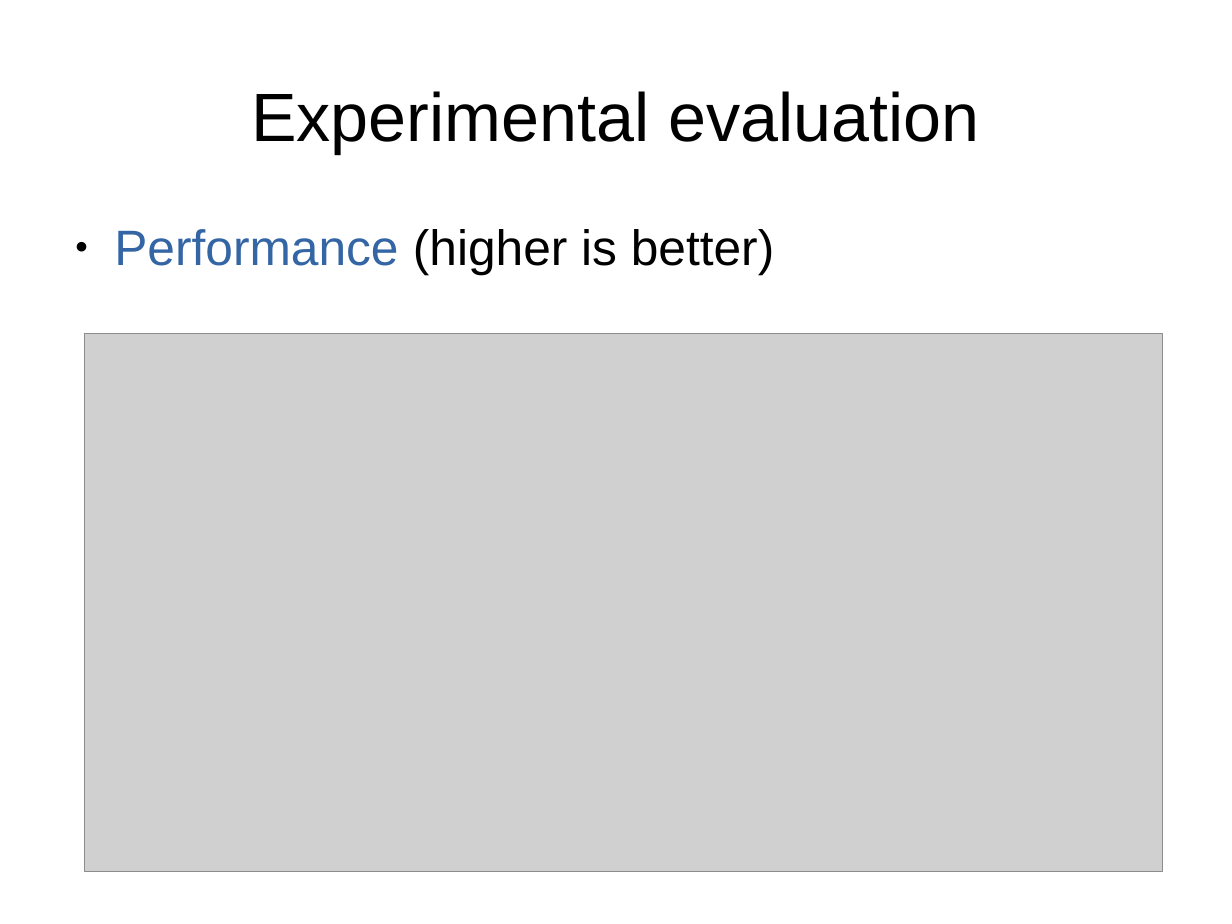
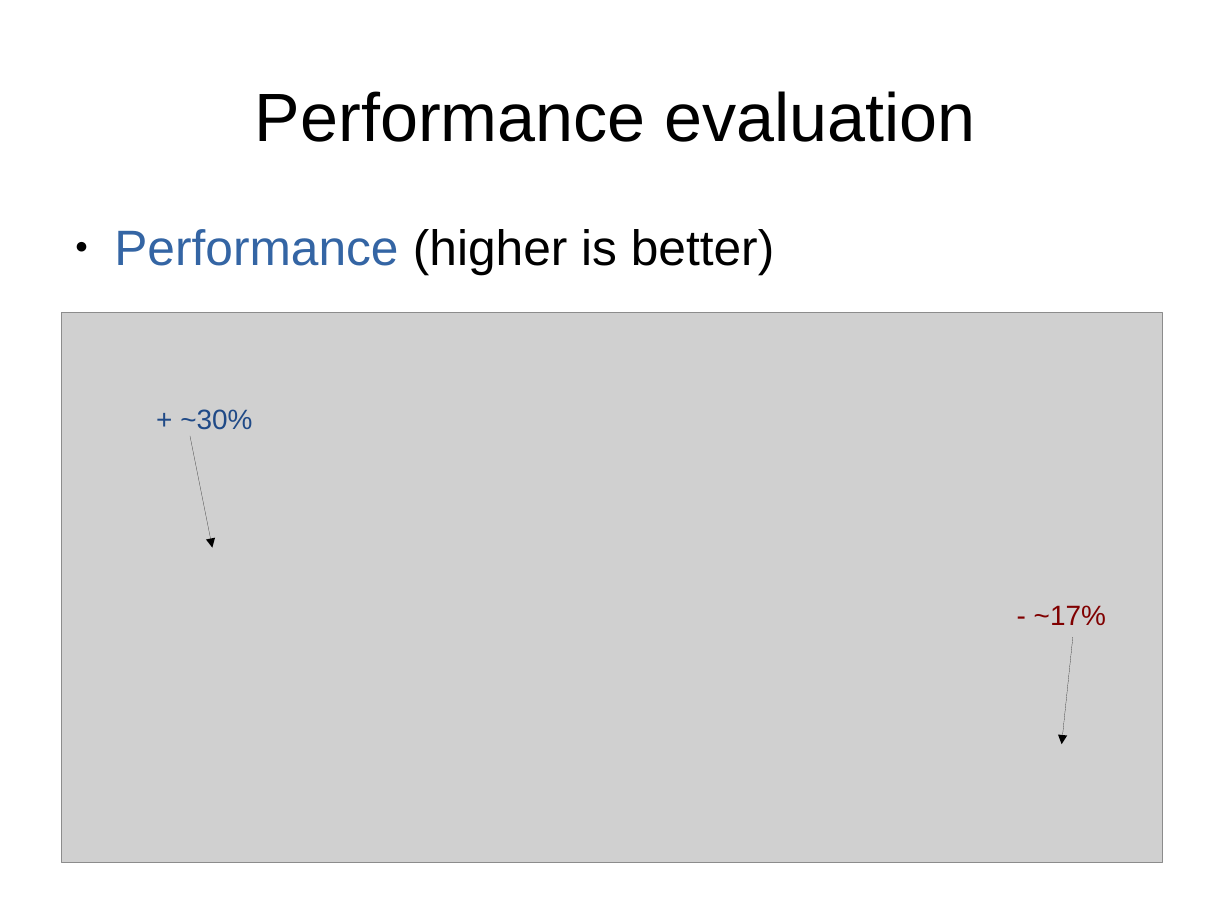
Before and after one commit to mohlerm/hotspot, a slide deck: slide 10 of presentation/profile_caching_mohlerm_presentation.odp. Drawn at 1232x924 pixels with LibreOffice and Linux fonts; fonts in the diff are those of the drawing; grey boxes stand for pictures. Boxes give left, top, right and bottom in pixels: in the first picture for what was removed or moved away, otherwise in the second. Text is boxed around its words. In the diff, an @@ line names an element or a change of style, - is before the commit and + after.

```diff
--- a/presentation/profile_caching_mohlerm_presentation.odp
+++ b/presentation/profile_caching_mohlerm_presentation.odp
@@ title at <box>255,91,976,142</box>: text changed @@
-Experimental evaluation
+Performance evaluation
@@ picture: place and size @@
-picture at <box>85,333,1163,872</box>
+picture at <box>61,313,1163,863</box>
@@ text added at <box>180,409,252,430</box>, 18 pt, text #204A87 @@
++ ~30%
@@ arrow added from (190, 436) to (212, 548), #000000 0 pt @@
@@ text added at <box>1034,605,1106,625</box>, 18 pt, text #800000 @@
+- ~17%
@@ arrow added from (1073, 637) to (1062, 745), #000000 0 pt @@
```
Also in this commit, not shown: 5 other slides changed, 1 slide added, 30 other files.
